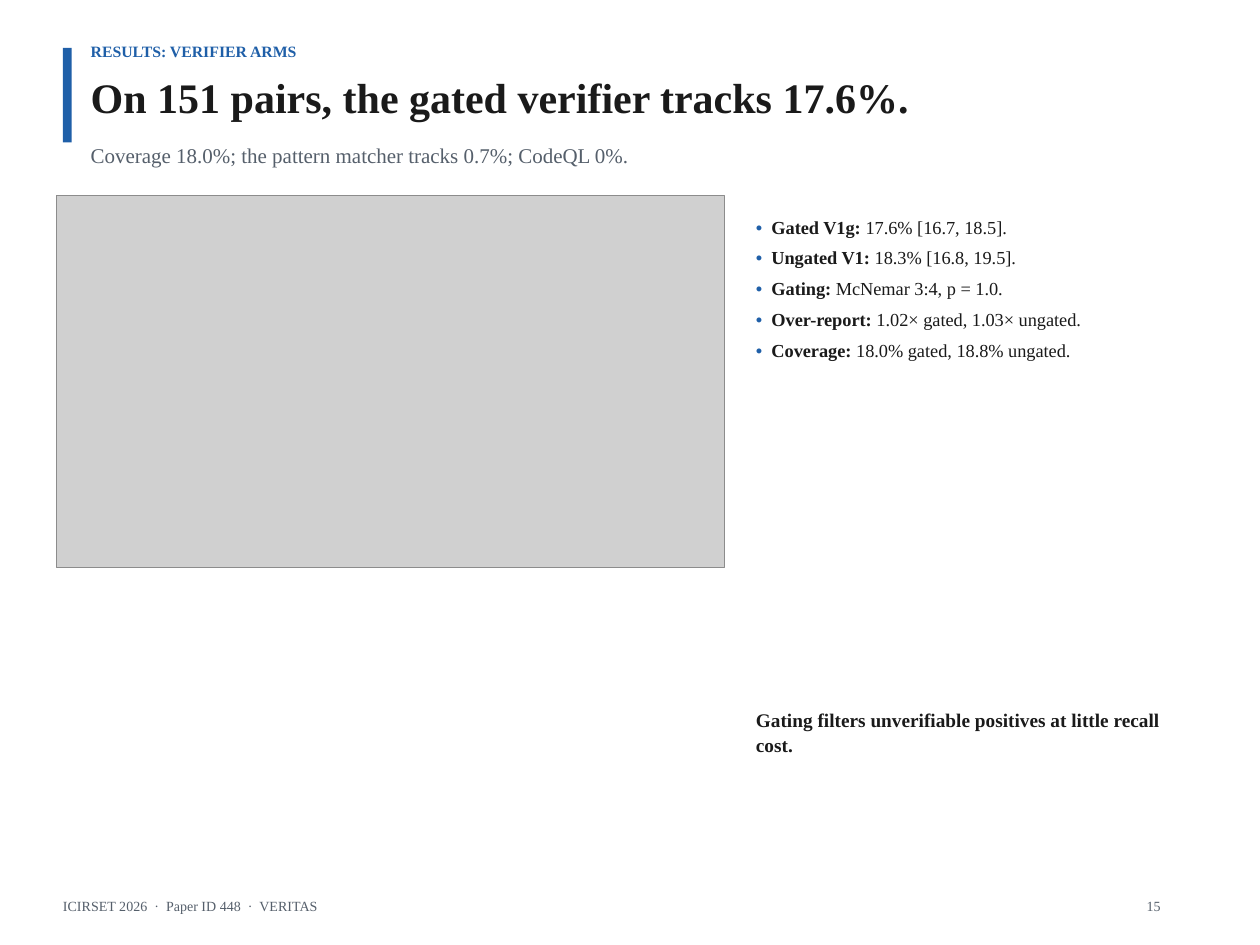
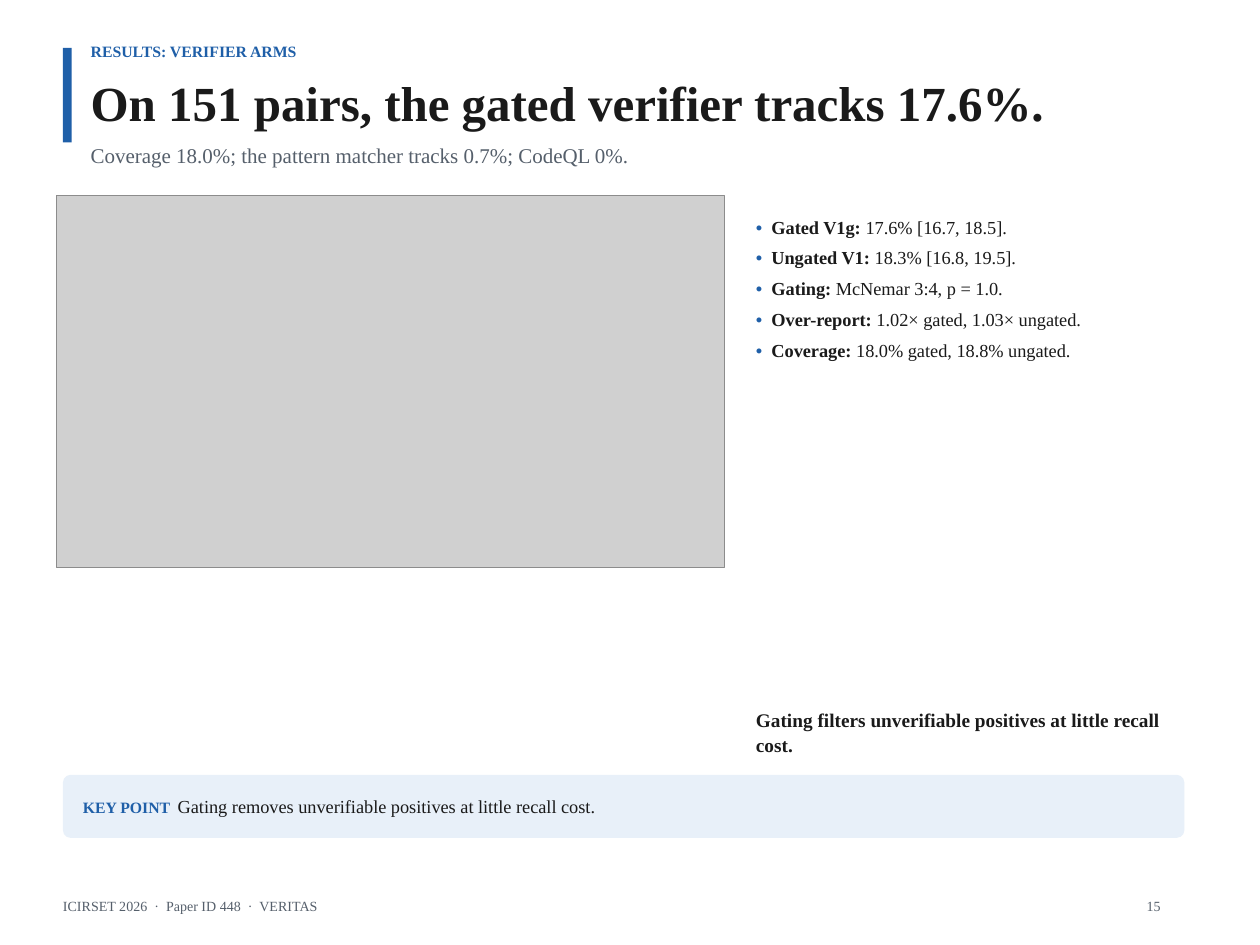
Before and after one commit to AmonWasHere/Proto, a slide deck: slide 15 of paper/ICIRSET-26_VERITAS_Presentation.pptx. Drawn at 1260x945 pixels with LibreOffice and Linux fonts; fonts in the diff are those of the drawing; grey boxes stand for pictures. Boxes give left, top, right and bottom in pixels: in the first picture for what was removed or moved away, otherwise in the second. Text is boxed around its words. In the diff, an @@ line names an element or a change of style, - is before the commit and + after.

Commit message:
Enlarge slide headings and add key-point support text

```diff
--- a/paper/ICIRSET-26_VERITAS_Presentation.pptx
+++ b/paper/ICIRSET-26_VERITAS_Presentation.pptx
@@ text "On 151 pairs, the gated ..." at bbox=[91, 86, 1044, 131]: size 24 to 28 pt @@
@@ rounded rectangle added at bbox=[63, 775, 1184, 838], fill #E8F0F9, 10.5 pt, text #1A1A1A @@
+KEY POINT Gating removes unverifiable positives at little recall cost.
```
Also in this commit, not shown: 15 other slides changed, 1 other file.
